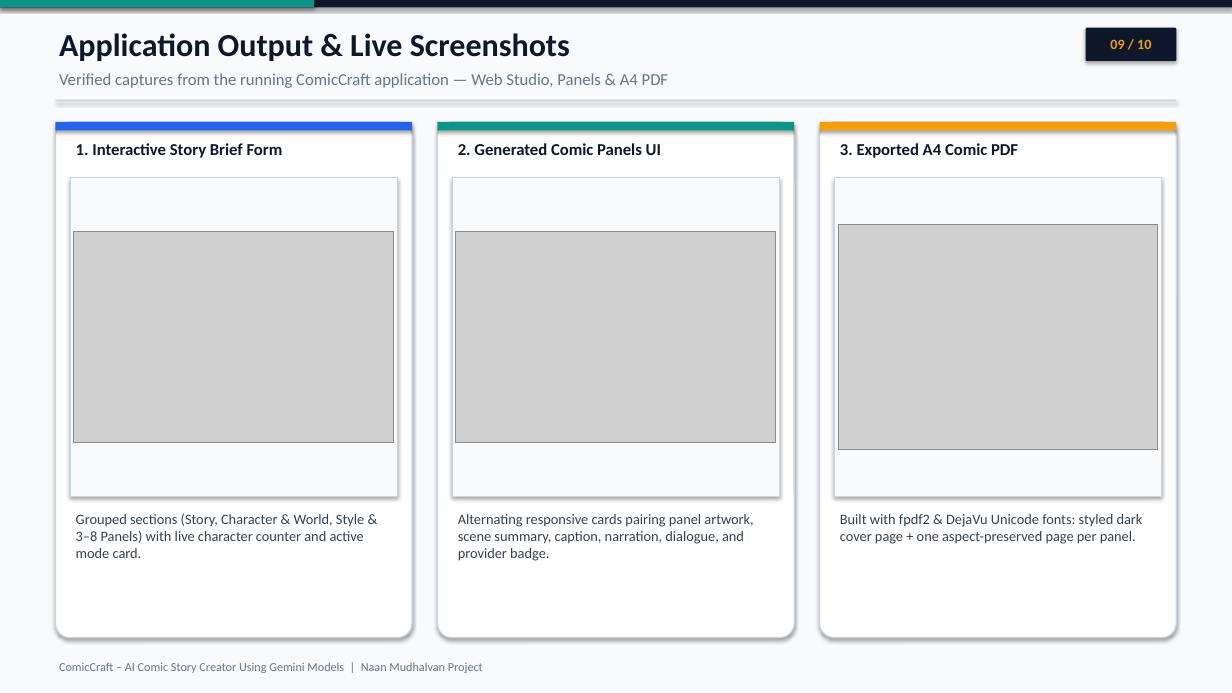
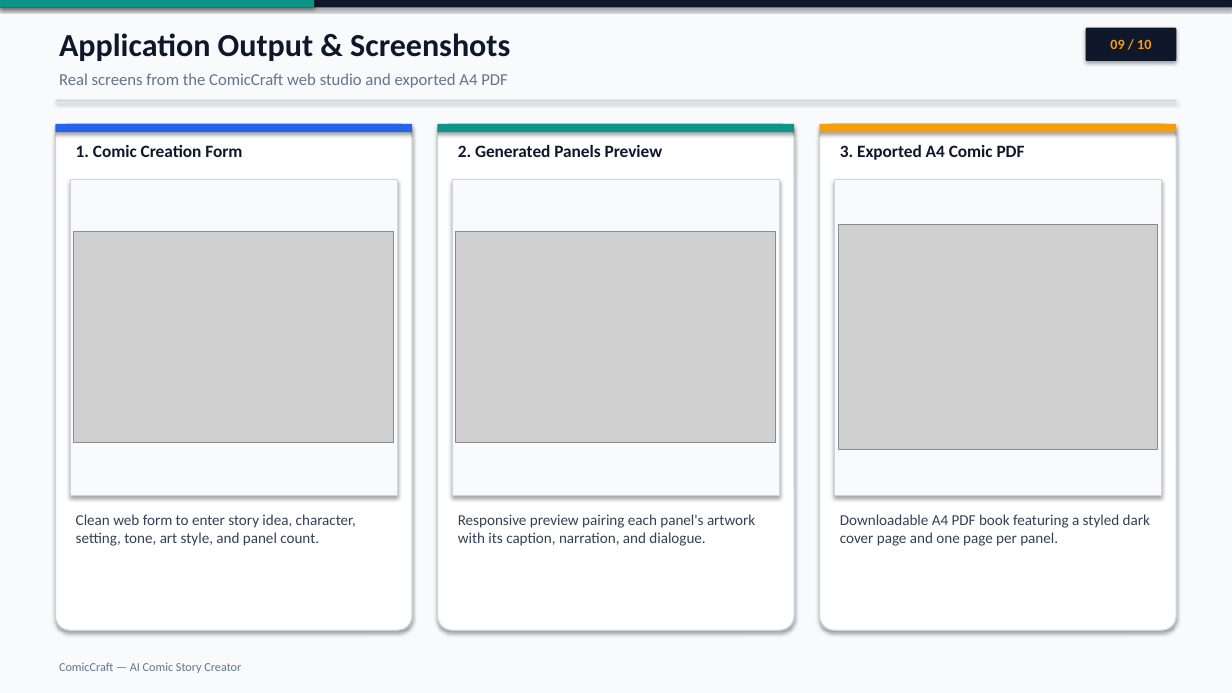
Before and after one commit to gokulraj0708/ComicCraft, a slide deck: slide 9 of ComicCraft_10_Slides_Presentation.pptx. Drawn at 1232x693 pixels with LibreOffice and Linux fonts; fonts in the diff are those of the drawing; grey boxes stand for pictures. Boxes give left, top, right and bottom in pixels: in the first picture for what was removed or moved away, otherwise in the second. Text is boxed around its words. In the diff, an @@ line names an element or a change of style, - is before the commit and + after.

Commit message:
Simplify 10-slide presentation to pure ComicCraft project content

```diff
--- a/ComicCraft_10_Slides_Presentation.pptx
+++ b/ComicCraft_10_Slides_Presentation.pptx
@@ text at <box>59,33,510,61</box>: text changed @@
-Application Output & Live Screenshots
+Application Output & Screenshots
@@ text at <box>59,73,507,88</box>: text changed @@
-Verified captures from the running ComicCraft application — Web Studio, Panels & A4 PDF
+Real screens from the ComicCraft web studio and exported A4 PDF
@@ rounded rectangle: place and size @@
-rounded rectangle at <box>55,122,412,638</box>
+rounded rectangle at <box>55,124,412,630</box>
@@ text at <box>76,145,242,157</box>: text changed; size 13 to 13.5 pt @@
-1. Interactive Story Brief Form
+1. Comic Creation Form
@@ rounded rectangle: place and size @@
-rounded rectangle at <box>437,122,794,638</box>
+rounded rectangle at <box>437,124,794,630</box>
@@ text at <box>458,145,663,157</box>: text changed; size 13 to 13.5 pt @@
-2. Generated Comic Panels UI
+2. Generated Panels Preview
@@ rounded rectangle: place and size @@
-rounded rectangle at <box>820,122,1177,638</box>
+rounded rectangle at <box>820,124,1177,630</box>
@@ text "3. Exported A4 Comic PDF" at <box>840,145,1025,160</box>: size 13 to 13.5 pt @@
@@ text at <box>76,514,356,546</box>: text changed; size 11.2 to 11.8 pt @@
-Grouped sections (Story, Character & World, Style & 3–8 Panels) with live character counter and active mode card.
+Clean web form to enter story idea, character, setting, tone, art style, and panel count.
@@ text at <box>458,514,755,546</box>: text changed; size 11.2 to 11.8 pt @@
-Alternating responsive cards pairing panel artwork, scene summary, caption, narration, dialogue, and provider badge.
+Responsive preview pairing each panel's artwork with its caption, narration, and dialogue.
@@ text at <box>840,514,1150,546</box>: text changed; size 11.2 to 11.8 pt @@
-Built with fpdf2 & DejaVu Unicode fonts: styled dark cover page + one aspect-preserved page per panel.
+Downloadable A4 PDF book featuring a styled dark cover page and one page per panel.
@@ text at <box>59,662,241,673</box>: text changed @@
-ComicCraft – AI Comic Story Creator Using Gemini Models | Naan Mudhalvan Project
+ComicCraft — AI Comic Story Creator
```
Also in this commit, not shown: 9 other slides changed, 1 other file.
